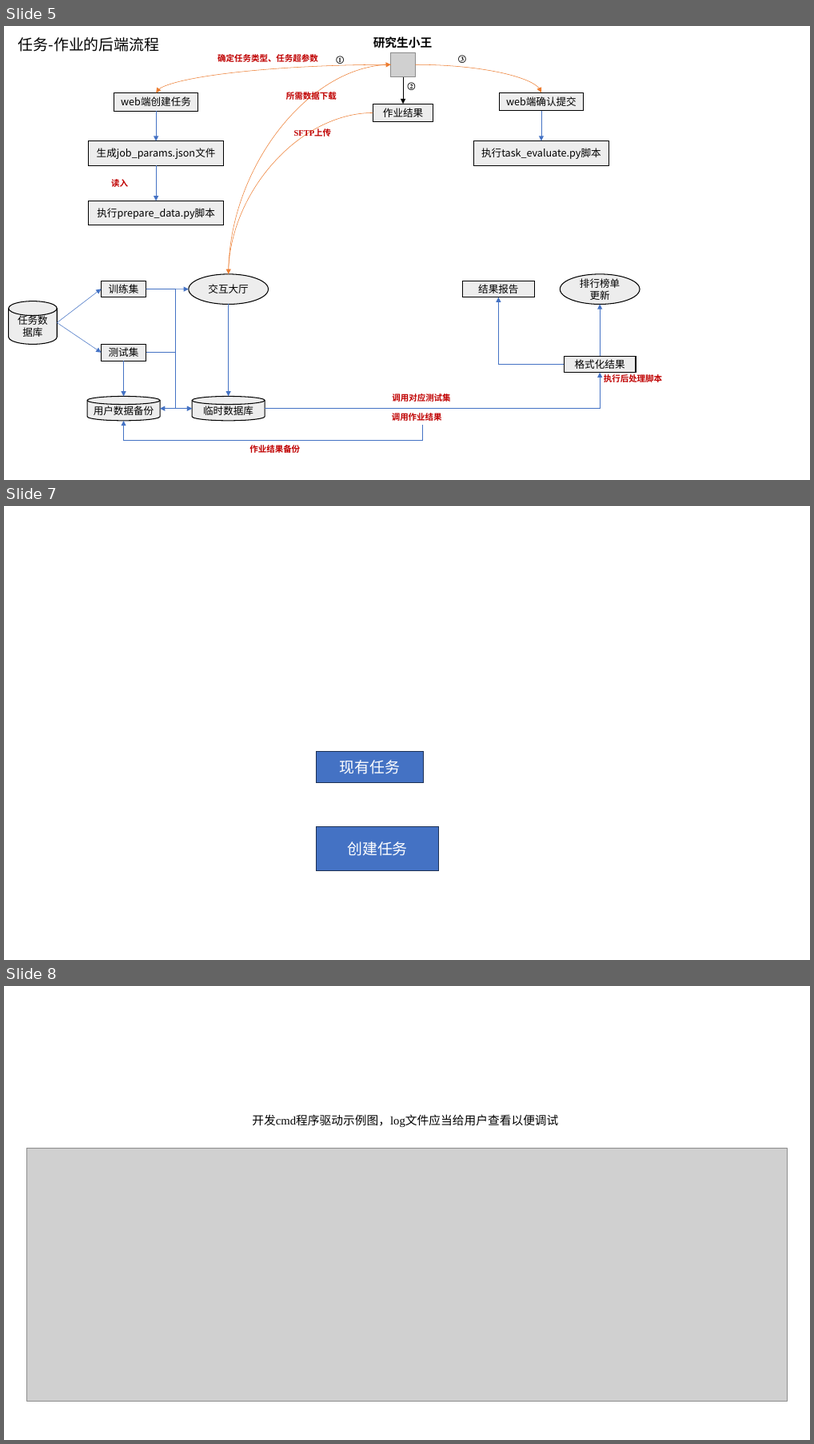
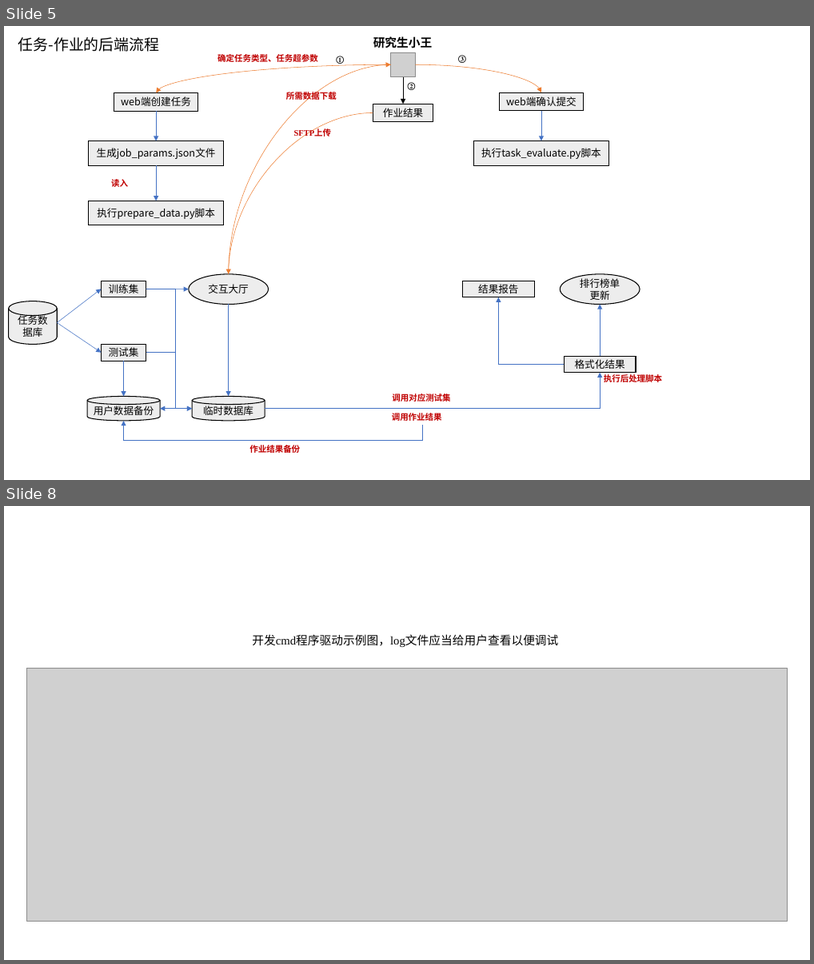
Before and after one commit to unscmol/Forecaster, a slide deck: 功率预测模型校验系统.pptx. Shown one above the other, each under a label of ours: slides 5, 7 and 8 before the commit, slides 5 and 8 after it; the slides between them are not shown. The pictures are 814x1444 and 814x964 pixels, drawn with LibreOffice and Linux fonts; fonts in the diff are those of the drawing; grey boxes stand for pictures. Boxes give left, top, right and bottom in pixels: in the first picture for what was removed or moved away, otherwise in the second. Text is boxed around its words. In the diff, an @@ line names an element or a change of style, - is before the commit and + after.

```diff
--- a/功率预测模型校验系统.pptx
+++ b/功率预测模型校验系统.pptx
@@ slide 7 removed at <box>4,506,810,960</box>, background #FFFFFF @@
@@ rectangle removed at <box>316,752,424,783</box> @@
-现有任务
@@ rectangle removed at <box>316,826,439,870</box> @@
-创建任务
```
Also in this commit, not shown: 2 slides added, 1 other slide removed, 5 other files.
